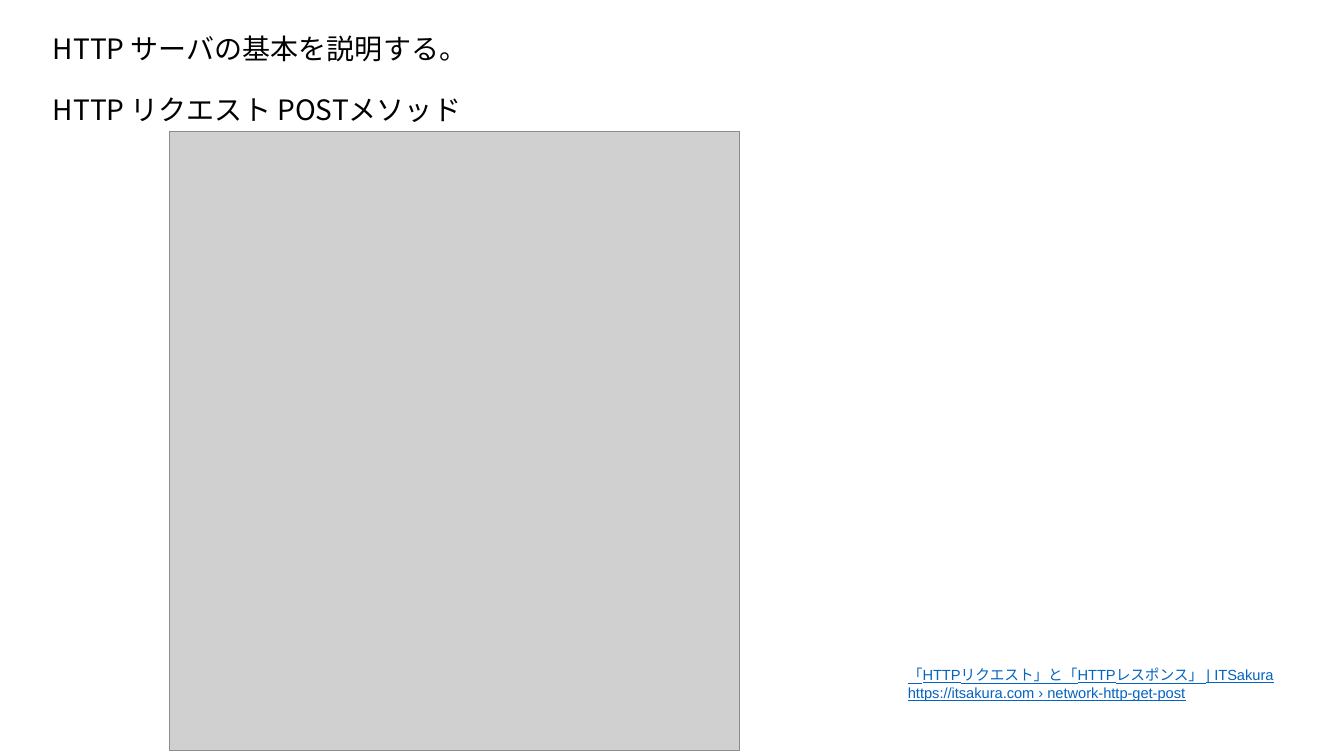
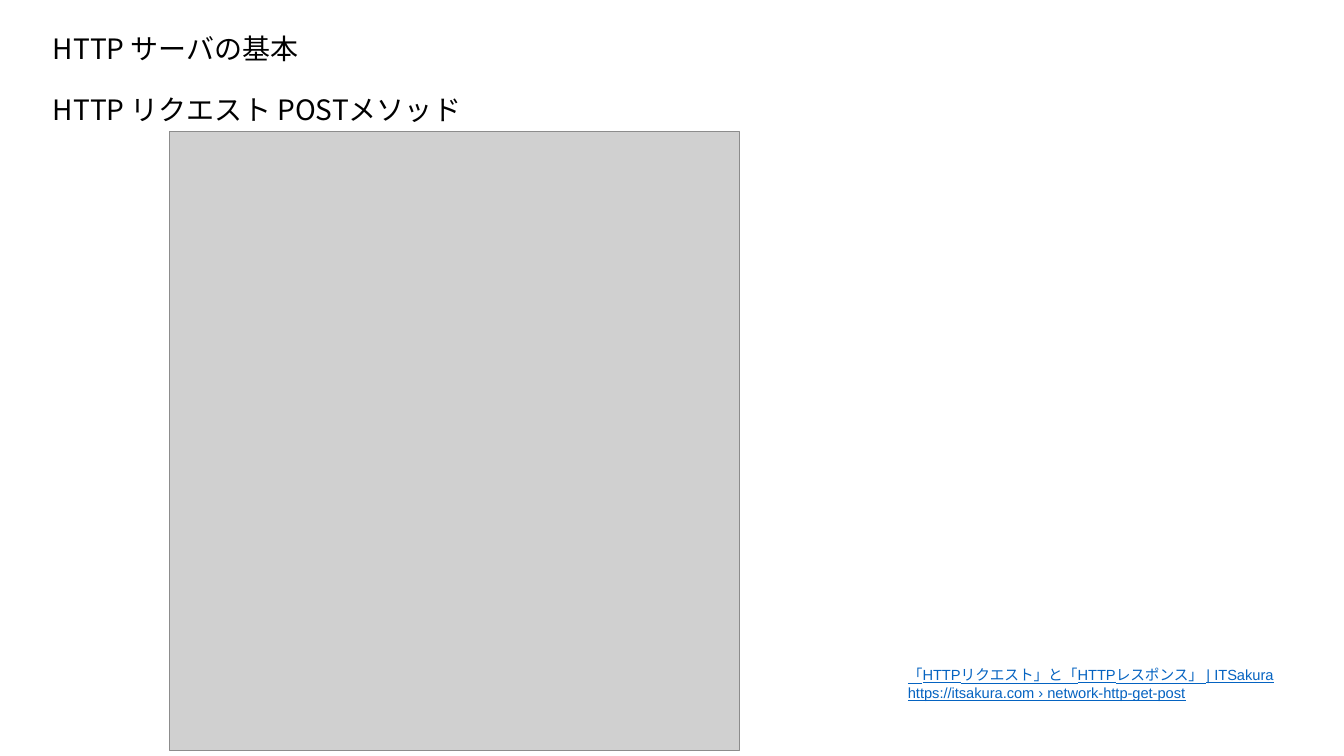
Before and after one commit to sk-uma/webserv, a slide deck: slide 4 of explain.pptx. Drawn at 1344x756 pixels with LibreOffice and Linux fonts; fonts in the diff are those of the drawing; grey boxes stand for pictures. Boxes give left, top, right and bottom in pixels: in the first picture for what was removed or moved away, otherwise in the second. Text is boxed around its words. In the diff, an @@ line names an element or a change of style, - is before the commit and + after.

```diff
--- a/explain.pptx
+++ b/explain.pptx
@@ text at (x1=53, y1=35, x2=299, y2=62): text changed @@
-HTTP サーバの基本を説明する。
+HTTP サーバの基本
```
Also in this commit, not shown: 4 other slides changed, 5 slides added, 3 other files.
